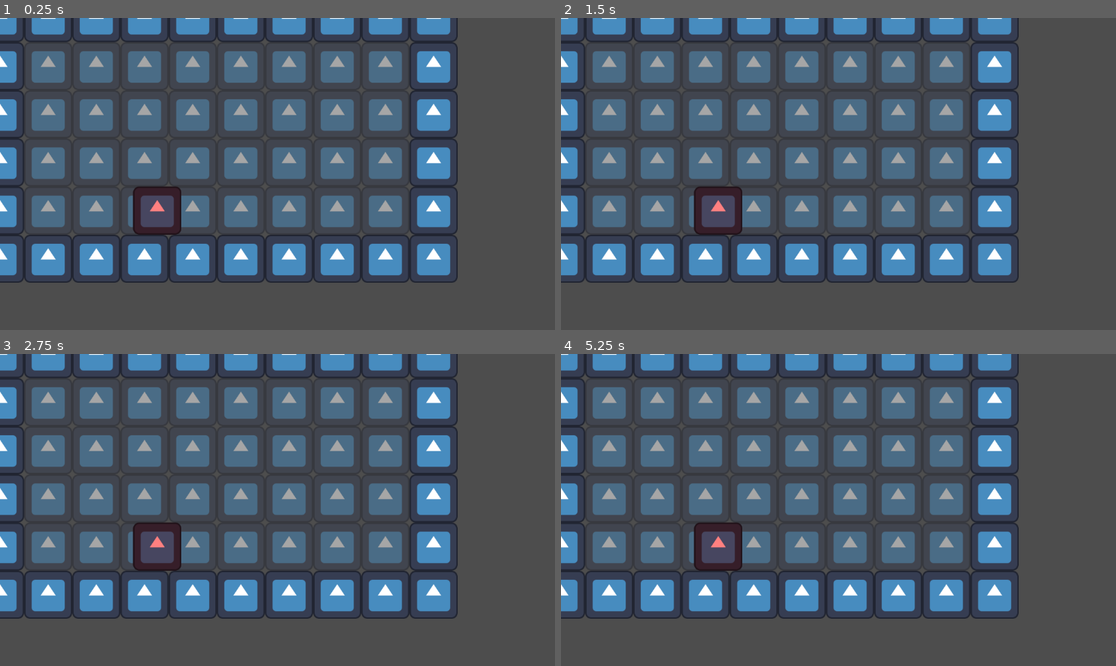
Above: before the commit, frames 1-4 (two rows, left to right).
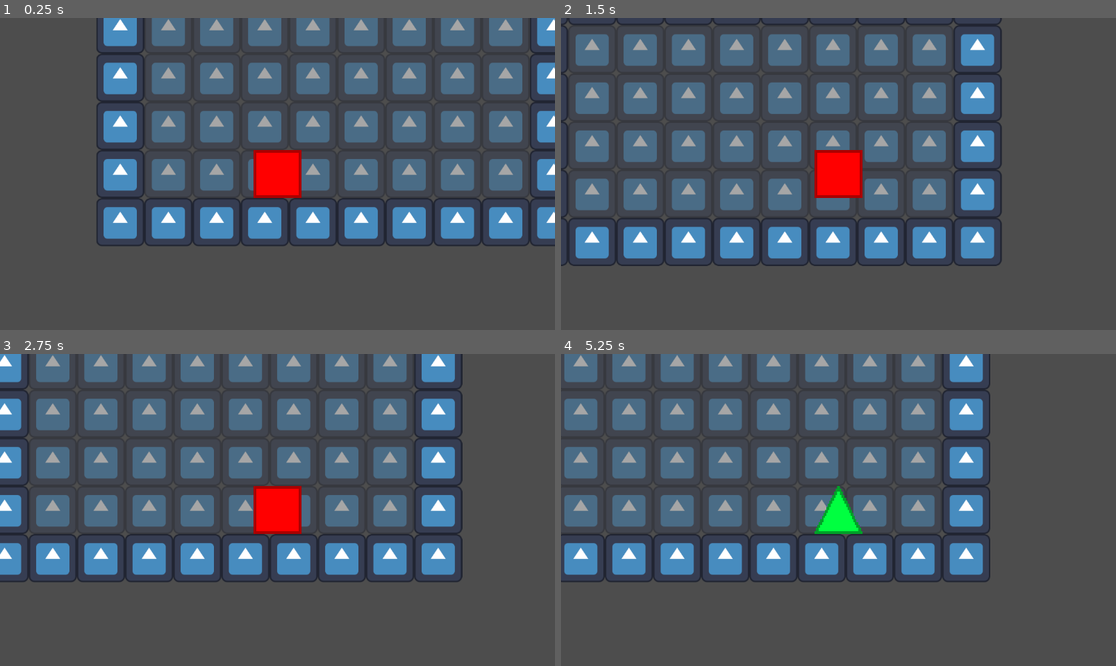
Above: after the commit, the same moments.

Repository: micah-wehrle/gwj-77-fitting-in
Game: Godot game, scene res://Scenes/level.tscn
The game is run twice, just before and just after one commit, with the same random seed, the same clock (stepped at 60 frames per second) and the same inputs. Before the commit the project has no main scene; this scene is started directly in both runs. The engine's default icon, where the game draws it, is replaced by a stand-in: a white triangle on a blue panel in a dark square.
Inputs:
- Up to frame 1 (0.25 s): no input
- Up to frame 2 (1.5 s): tap Enter (ui_accept) at 0.5, 0.6 s; hold Right (ui_right) from 0.53 s (still down); tap Space (jump, bound only after the commit) at 0.77, 1.07 s; tap Tab (tab, bound only after the commit) at 0.8, 1.35 s
- Up to frame 3 (2.75 s): tap Space (jump, bound only after the commit) at 1.52, 1.55, 1.82, 2.1 s; release Right (ui_right) at 2.03 s; hold Left (ui_left) from 2.03 s (still down); tap Enter (ui_accept) at 2.3 s
- Up to frame 4 (5.25 s): release Left (ui_left) at 2.78 s; hold Right (ui_right) 2.78-4.28 s; tap Enter (ui_accept) at 2.85, 4.35 s; tap Space (jump, bound only after the commit) at 3.02, 3.32, 3.77, 3.8, 4.07, 4.52, 4.82 s; tap Tab (tab, bound only after the commit) at 3.05, 3.6, 5.1 s; hold Left (ui_left) 4.28-5.03 s; hold Right (ui_right) from 5.03 s (still down)

The runs differ from the first frame. In frame 1, 52% of the frame differs, in the area x 0-100%, y 0-85%; in frame 2, 49%; in frame 3, 42%; in frame 4, 47%.

Commit message:
Added player shape toggle, continued development

Diff:
--- a/Scenes/level.tscn
+++ b/Scenes/level.tscn
@@ -7,3 +7,6 @@
 
 [node name="TileParent" type="Node2D" parent="."]
 unique_name_in_owner = true
+
+[node name="LevelCamera" type="Camera2D" parent="."]
+unique_name_in_owner = true
--- a/Scenes/player.tscn
+++ b/Scenes/player.tscn
@@ -1,7 +1,7 @@
 [gd_scene load_steps=4 format=3 uid="uid://lkxxm37fqmyj"]
 
-[ext_resource type="Texture2D" uid="uid://c38eqvh46kmgy" path="res://icon.svg" id="1_0wosj"]
 [ext_resource type="Script" path="res://Scripts/player.gd" id="1_a3abr"]
+[ext_resource type="Texture2D" uid="uid://cva06sujs13og" path="res://Res/Shapes1.png" id="2_6chvb"]
 
 [sub_resource type="RectangleShape2D" id="RectangleShape2D_3fpsn"]
 size = Vector2(100, 100)
@@ -12,7 +12,14 @@
 [node name="CollisionShape2D" type="CollisionShape2D" parent="."]
 shape = SubResource("RectangleShape2D_3fpsn")
 
-[node name="Sprite2D" type="Sprite2D" parent="."]
-self_modulate = Color(1, 0.501961, 0.501961, 1)
-scale = Vector2(0.78125, 0.78125)
-texture = ExtResource("1_0wosj")
+[node name="PlayerShape" type="Polygon2D" parent="."]
+unique_name_in_owner = true
+visible = false
+
+[node name="PlayerSprite1" type="Sprite2D" parent="."]
+unique_name_in_owner = true
+texture_filter = 1
+scale = Vector2(3.125, 3.125)
+texture = ExtResource("2_6chvb")
+hframes = 4
+vframes = 4
--- a/Scripts/level.gd
+++ b/Scripts/level.gd
@@ -1,10 +1,11 @@
 extends Node2D
 
-var tile_size = 100;
+const tile_size = 100;
 
 var tile_grid = [];
 
 @onready var tile_parent = %TileParent;
+@onready var level_camera = %LevelCamera;
 
 var tile_scene = preload("res://Scenes/tile.tscn")
 var player_scene = preload("res://Scenes/player.tscn");
@@ -16,6 +17,8 @@
 func _ready():
 	player = player_scene.instantiate();
 	self.add_child(player);
+	self.remove_child(level_camera);
+	player.add_child(level_camera);
 
 	self.build_level();
 	pass # Replace with function body.
--- a/Scripts/player.gd
+++ b/Scripts/player.gd
@@ -1,28 +1,65 @@
 extends CharacterBody2D
 
-
+const tile_size = 100;
 const SPEED = 300.0
 const JUMP_VELOCITY = -400.0
 
 # Get the gravity from the project settings to be synced with RigidBody nodes.
 var gravity = ProjectSettings.get_setting("physics/2d/default_gravity")
 
+@onready var player_shape = %PlayerShape; #currently unused
+@onready var player_sprite = %PlayerSprite1;
+
+var cur_shape = 0;
+const max_shape_id = 2;
+
+const shape_id_as_str = ['square', 'triangle', 'circle'];
+
+var is_gravity_inverted = false;
+
+func _ready():
+	# setup shapes
+
+	pass;
+
 
 func _physics_process(delta):
 	# Add the gravity.
-	if not is_on_floor():
-		velocity.y += gravity * delta
+	if (is_on_floor() and is_gravity_inverted) or (is_on_ceiling() and !is_gravity_inverted) or (!is_on_floor() and !is_on_floor()):
+		velocity.y += gravity * delta * (-1 if is_gravity_inverted else 1);
 
 	# Handle jump.
-	if Input.is_action_just_pressed("ui_accept") and is_on_floor():
-		velocity.y = JUMP_VELOCITY
+	if Input.is_action_just_pressed("jump"):
+		if (is_on_floor() and !is_gravity_inverted) or (is_on_ceiling() and is_gravity_inverted):
+			velocity.y = JUMP_VELOCITY * (-1 if is_gravity_inverted else 1);
 
 	# Get the input direction and handle the movement/deceleration.
 	# As good practice, you should replace UI actions with custom gameplay actions.
-	var direction = Input.get_axis("ui_left", "ui_right")
+	var direction = Input.get_axis("left", "right")
 	if direction:
 		velocity.x = direction * SPEED
 	else:
 		velocity.x = move_toward(velocity.x, 0, SPEED)
 
 	move_and_slide()
+
+func _process(delta):
+	if Input.is_action_just_pressed("tab"):
+		morph_next_shape();
+
+	if Input.is_action_just_pressed("up"):
+		if shape_id_as_str[cur_shape] == 'triangle':
+			if (is_on_floor() and !is_gravity_inverted) or (is_on_ceiling() and is_gravity_inverted):
+				is_gravity_inverted = !is_gravity_inverted;
+
+func set_shape(shape_id): #currently the shape frame. from 0, they are square, triangle, circle
+	if shape_id >= 0 and shape_id <= 2:
+		player_sprite.frame = shape_id;
+
+func morph_next_shape():
+	if !is_on_floor():
+		return;
+	cur_shape += 1;
+	if cur_shape > max_shape_id:
+		cur_shape = 0;
+	set_shape(cur_shape);
--- a/Scripts/tile.gd
+++ b/Scripts/tile.gd
@@ -17,4 +17,6 @@
 func set_is_bg(is_bg):
 	self.is_background = is_bg;
 	tile_sprite.set_self_modulate(Color(1,1,1, 0.5 if self.is_background else 1.0));
-	tile_body.set_process( !self.is_background );
+	#tile_body.set_process( !self.is_background );
+	if (is_bg):
+		tile_body.queue_free();
--- a/project.godot
+++ b/project.godot
@@ -11,8 +11,46 @@
 [application]
 
 config/name="Fitting In"
+run/main_scene="res://Scenes/level.tscn"
 config/features=PackedStringArray("4.2", "GL Compatibility")
 config/icon="res://icon.svg"
+
+[input]
+
+jump={
+"deadzone": 0.5,
+"events": [Object(InputEventKey,"resource_local_to_scene":false,"resource_name":"","device":-1,"window_id":0,"alt_pressed":false,"shift_pressed":false,"ctrl_pressed":false,"meta_pressed":false,"pressed":false,"keycode":0,"physical_keycode":32,"key_label":0,"unicode":32,"echo":false,"script":null)
+]
+}
+left={
+"deadzone": 0.5,
+"events": [Object(InputEventKey,"resource_local_to_scene":false,"resource_name":"","device":-1,"window_id":0,"alt_pressed":false,"shift_pressed":false,"ctrl_pressed":false,"meta_pressed":false,"pressed":false,"keycode":0,"physical_keycode":4194319,"key_label":0,"unicode":0,"echo":false,"script":null)
+, Object(InputEventKey,"resource_local_to_scene":false,"resource_name":"","device":-1,"window_id":0,"alt_pressed":false,"shift_pressed":false,"ctrl_pressed":false,"meta_pressed":false,"pressed":false,"keycode":0,"physical_keycode":65,"key_label":0,"unicode":97,"echo":false,"script":null)
+]
+}
+right={
+"deadzone": 0.5,
+"events": [Object(InputEventKey,"resource_local_to_scene":false,"resource_name":"","device":-1,"window_id":0,"alt_pressed":false,"shift_pressed":false,"ctrl_pressed":false,"meta_pressed":false,"pressed":false,"keycode":0,"physical_keycode":4194321,"key_label":0,"unicode":0,"echo":false,"script":null)
+, Object(InputEventKey,"resource_local_to_scene":false,"resource_name":"","device":-1,"window_id":0,"alt_pressed":false,"shift_pressed":false,"ctrl_pressed":false,"meta_pressed":false,"pressed":false,"keycode":0,"physical_keycode":68,"key_label":0,"unicode":100,"echo":false,"script":null)
+]
+}
+up={
+"deadzone": 0.5,
+"events": [Object(InputEventKey,"resource_local_to_scene":false,"resource_name":"","device":-1,"window_id":0,"alt_pressed":false,"shift_pressed":false,"ctrl_pressed":false,"meta_pressed":false,"pressed":false,"keycode":0,"physical_keycode":4194320,"key_label":0,"unicode":0,"echo":false,"script":null)
+, Object(InputEventKey,"resource_local_to_scene":false,"resource_name":"","device":-1,"window_id":0,"alt_pressed":false,"shift_pressed":false,"ctrl_pressed":false,"meta_pressed":false,"pressed":false,"keycode":0,"physical_keycode":87,"key_label":0,"unicode":119,"echo":false,"script":null)
+]
+}
+down={
+"deadzone": 0.5,
+"events": [Object(InputEventKey,"resource_local_to_scene":false,"resource_name":"","device":-1,"window_id":0,"alt_pressed":false,"shift_pressed":false,"ctrl_pressed":false,"meta_pressed":false,"pressed":false,"keycode":0,"physical_keycode":4194322,"key_label":0,"unicode":0,"echo":false,"script":null)
+, Object(InputEventKey,"resource_local_to_scene":false,"resource_name":"","device":-1,"window_id":0,"alt_pressed":false,"shift_pressed":false,"ctrl_pressed":false,"meta_pressed":false,"pressed":false,"keycode":0,"physical_keycode":83,"key_label":0,"unicode":115,"echo":false,"script":null)
+]
+}
+tab={
+"deadzone": 0.5,
+"events": [Object(InputEventKey,"resource_local_to_scene":false,"resource_name":"","device":-1,"window_id":0,"alt_pressed":false,"shift_pressed":false,"ctrl_pressed":false,"meta_pressed":false,"pressed":false,"keycode":0,"physical_keycode":4194306,"key_label":0,"unicode":0,"echo":false,"script":null)
+]
+}
 
 [rendering]
 
Binary file added: Res/Shapes1.png
Not shown, added: Res/Shapes1.png.import
